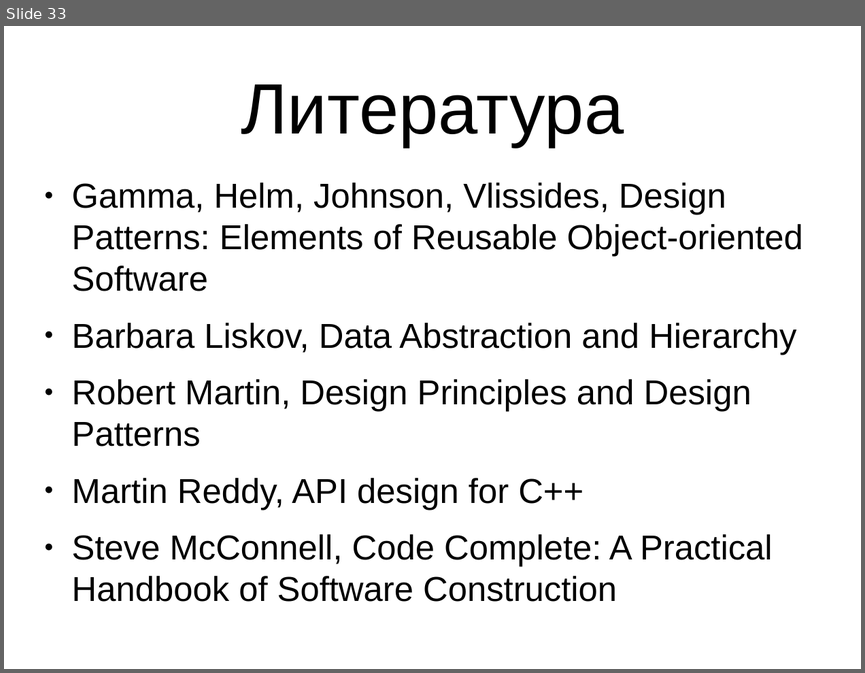
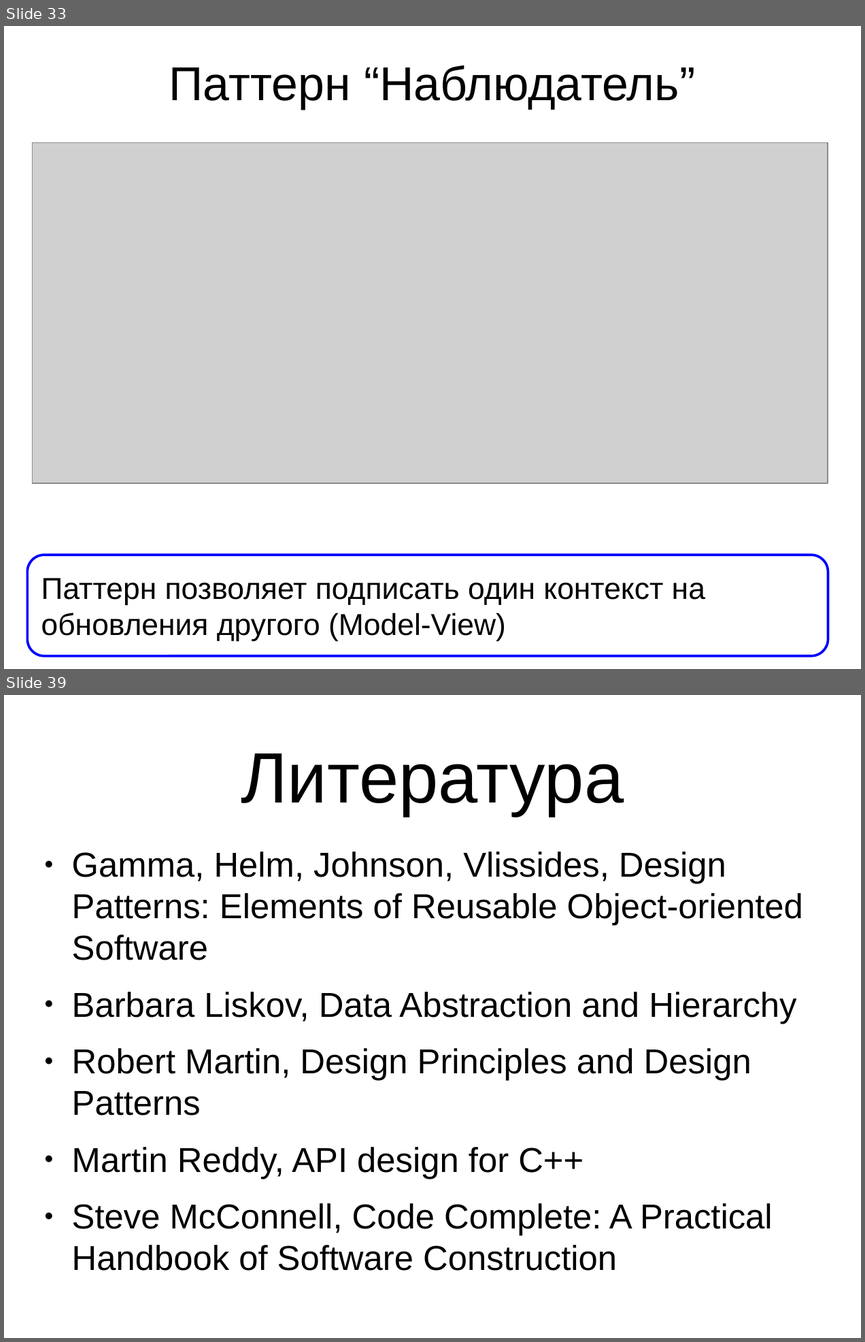
Before and after one commit to MIPT-ILab/cpp-lects-rus, a slide deck: slides/lec-1-13-philosophy-oop.odp. Shown one above the other, each under a label of ours: slide 33 before the commit, slides 33 and 39 after it; the slides between them are not shown. The pictures are 865x673 and 865x1342 pixels, drawn with LibreOffice and Linux fonts; fonts in the diff are those of the drawing; grey boxes stand for pictures. Boxes give left, top, right and bottom in pixels: in the first picture for what was removed or moved away, otherwise in the second. Text is boxed around its words. In the diff, an @@ line names an element or a change of style, - is before the commit and + after.

```diff
--- a/slides/lec-1-13-philosophy-oop.odp
+++ b/slides/lec-1-13-philosophy-oop.odp
@@ slide 33 added at (4, 26, 861, 669), background #FFFFFF @@
@@ title added at (169, 65, 695, 109), 44 pt, text #000000 @@
+Паттерн “Наблюдатель”
@@ picture added at (33, 143, 828, 483) @@
@@ rounded rectangle added at (27, 554, 828, 656), fill #FFFFFF, outline #0000FF 2.3 pt, 28 pt, text #000000 @@
+Паттерн позволяет подписать один контекст на
+обновления другого (Model-View)
@@ what was slide 33 is now slide 39 @@
```
Also in this commit, not shown: 1 slide changed, 6 other slides added, 2 other files.
